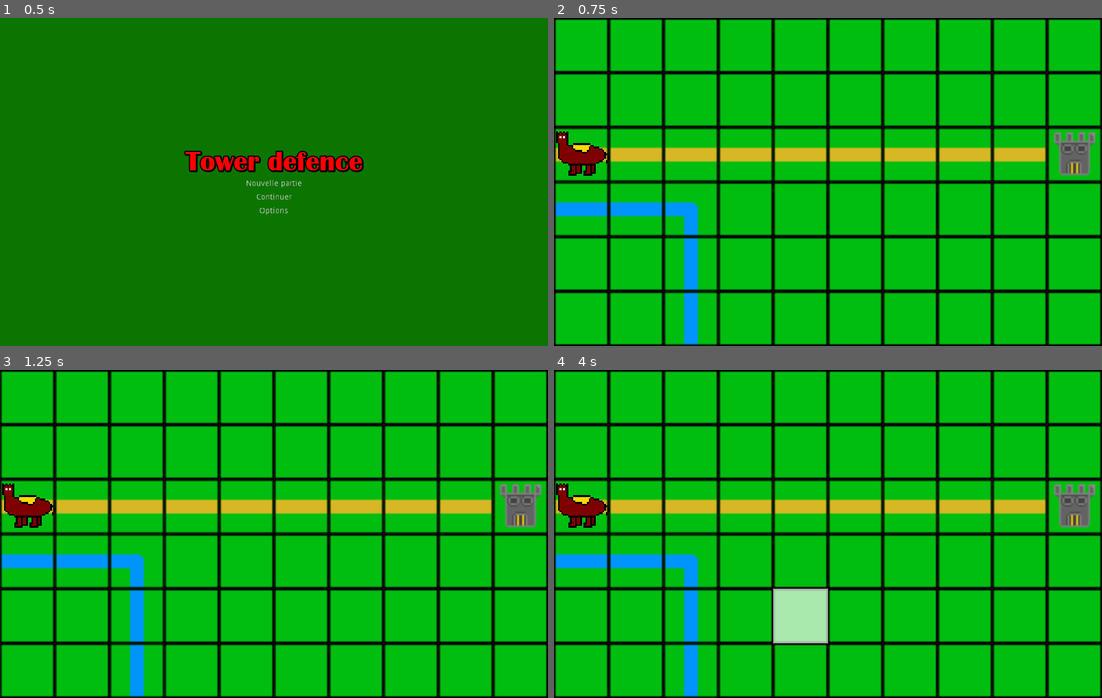
Above: before the commit, frames 1-4 (two rows, left to right).
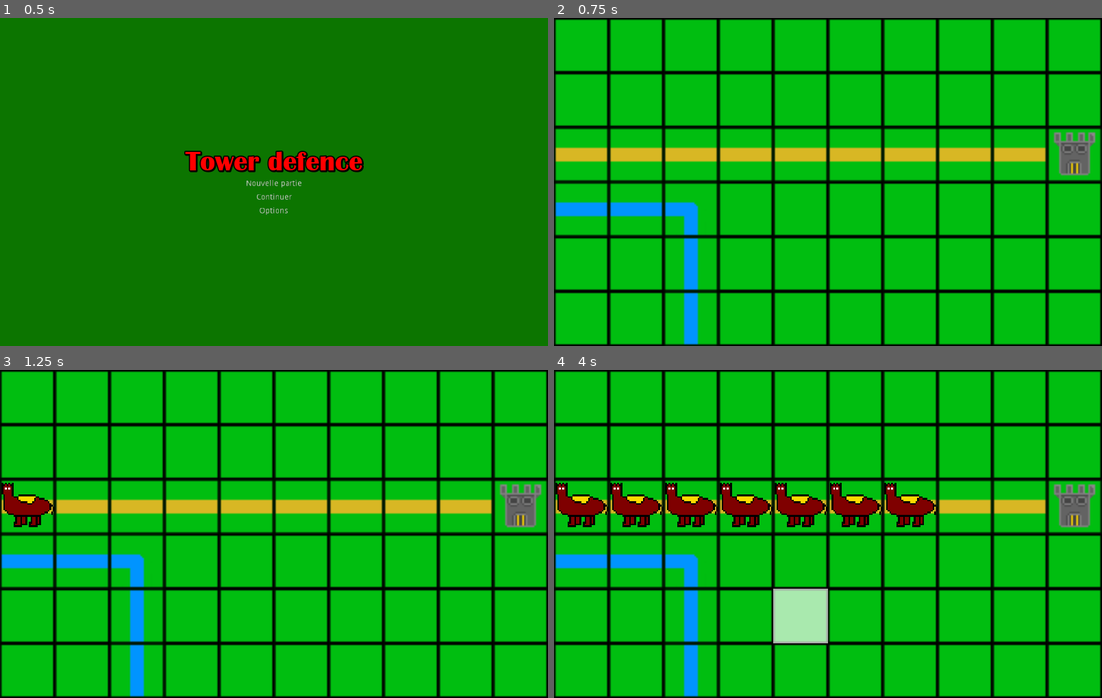
Above: after the commit, the same moments.

Repository: notpolarstar/towerdefence
Game: Godot game, scene res://EcranTitre.tscn
Same seed, same stepped clock (60 frames per second), same inputs: the game is played once before the commit and once after it.
Inputs (mouse positions are in pixels of both pictures, inside the frame that each line leads up to):
- Up to frame 1 (0.5 s): no input
- Up to frame 2 (0.75 s): click "Nouvelle partie" at 0.5 s
- Up to frame 3 (1.25 s): no input
- Up to frame 4 (4 s): tap Enter at 1.25 s; move the mouse to (948, 517) at 1.27 s; click (948, 517) at 1.42 s; move the mouse to (718, 550) at 2.02 s; click (718, 550) at 2.17 s; move the mouse to (882, 461) at 2.77 s; click (882, 461) at 2.92 s; move the mouse to (800, 599) at 3.52 s; click (800, 599) at 3.67 s

Frame 1 is identical in both runs. In frame 2, 0.7% of the frame differs, in the area x 0-11%, y 34-49%; in frame 3, 0.2%; in frame 4, 4.6%, in the area x 0-70%, y 34-49%.

Commit message:
Add files via upload

Diff:
--- /dev/null
+++ b/towerdefence/Ennemi.tscn
@@ -0,0 +1,16 @@
+[gd_scene load_steps=3 format=2]
+
+[ext_resource path="res://ennemi.png" type="Texture" id=1]
+
+[sub_resource type="RectangleShape2D" id=1]
+extents = Vector2( 15.6667, 15.6667 )
+
+[node name="Ennemi" type="Area2D"]
+
+[node name="Sprite" type="Sprite" parent="."]
+scale = Vector2( 3, 3 )
+texture = ExtResource( 1 )
+
+[node name="CollisionShape2D" type="CollisionShape2D" parent="."]
+scale = Vector2( 3, 3 )
+shape = SubResource( 1 )
--- a/towerdefence/Rocher.gd
+++ b/towerdefence/Rocher.gd
@@ -1,23 +1,27 @@
 extends Area2D
-var speed = 200
+var speed = 10
 onready var Ennemi = get_node("../Ennemi")
-onready var Rocher = get_node("../Rocher")
+onready var Rocher = self
 onready var Cible = get_node("../Cible")
+onready var pos_depart = Vector2(Rocher.global_position.x+192+48,Rocher.global_position.y+96+48)
 
 func _physics_process(delta):
-	if Ennemi.visible == true:
-		print(Rocher.global_position,Ennemi.global_position)
-		if Ennemi.global_position.x>Rocher.global_position.x+192+48:
-			position += transform.x * speed * delta
-		elif Ennemi.global_position.x<Rocher.global_position.x+192+48:
-			position -= transform.x * speed * delta
-		if Ennemi.global_position.y>Rocher.global_position.y+96+48:
-			position += transform.y * speed * delta
-		elif Ennemi.global_position.y<Rocher.global_position.y+96+48:
-			position -= transform.y * speed * delta
+	var Ennemi = get_node("../Ennemi")
+	if Ennemi!=null and Ennemi.visible == true:
+		var vecteur = Ennemi.global_position-Vector2(Rocher.global_position.x+192+48,Rocher.global_position.y+96+48)
+		position += speed*vecteur.normalized()
 
-func _on_Area2D_body_entered(Ennemi):
-	#if Ennemi.is_in_group("mobs"):
-		#Ennemi.queue_free()
+func _on_Rocher_area_entered(Ennemi):
 	Ennemi.queue_free()
-	queue_free()
+	$Caillou.visible = false
+	set_deferred("monitoring",false)
+	set_deferred("monitorable",false)
+
+func _on_Timer_timeout():
+	print("timer")
+	Rocher.global_position = pos_depart
+	print(Rocher.position)
+	$Caillou.visible = true
+	set_deferred("monitoring",true)
+	set_deferred("monitorable",true)
+	$Timer.start()
--- a/towerdefence/Rocher.tscn
+++ b/towerdefence/Rocher.tscn
@@ -9,16 +9,18 @@
 [node name="Rocher" type="Area2D"]
 script = ExtResource( 1 )
 
-[node name="Sprite" type="Sprite" parent="."]
-position = Vector2( 239, 141 )
+[node name="Caillou" type="Sprite" parent="."]
+position = Vector2( 240, 144 )
 scale = Vector2( 3, 3 )
 texture = ExtResource( 2 )
 
-[node name="CollisionShape2D" type="CollisionShape2D" parent="."]
-position = Vector2( 238, 141 )
+[node name="Col" type="CollisionShape2D" parent="."]
+position = Vector2( 240, 144 )
 scale = Vector2( 3, 3 )
 shape = SubResource( 1 )
 
 [node name="Timer" type="Timer" parent="."]
+autostart = true
 
-[connection signal="area_entered" from="." to="." method="_on_Area2D_area_entered"]
+[connection signal="area_entered" from="." to="." method="_on_Rocher_area_entered"]
+[connection signal="timeout" from="Timer" to="." method="_on_Timer_timeout"]
--- a/towerdefence/partie.tscn
+++ b/towerdefence/partie.tscn
@@ -1,8 +1,7 @@
-[gd_scene load_steps=28 format=2]
+[gd_scene load_steps=26 format=2]
 
 [ext_resource path="res://tileset.png" type="Texture" id=1]
 [ext_resource path="res://select.gd" type="Script" id=2]
-[ext_resource path="res://ennemi.png" type="Texture" id=3]
 [ext_resource path="res://TileMap_script.gd" type="Script" id=6]
 
 [sub_resource type="ConvexPolygonShape2D" id=3]
@@ -762,9 +761,6 @@
 } ]
 38/z_index = 0
 
-[sub_resource type="RectangleShape2D" id=24]
-extents = Vector2( 15.6667, 15.6667 )
-
 [node name="Control" type="Control"]
 anchor_right = 1.0
 anchor_bottom = 1.0
@@ -781,17 +777,6 @@
 format = 1
 tile_data = PoolIntArray( 0, 8, 0, 1, 8, 0, 2, 8, 0, 3, 8, 0, 4, 8, 0, 5, 8, 0, 6, 8, 0, 7, 8, 0, 8, 8, 0, 9, 8, 0, 655 …(702 unchanged characters)…
 script = ExtResource( 6 )
-
-[node name="Ennemi" type="Area2D" parent="."]
-position = Vector2( 49, 241 )
-
-[node name="Sprite" type="Sprite" parent="Ennemi"]
-scale = Vector2( 3, 3 )
-texture = ExtResource( 3 )
-
-[node name="CollisionShape2D" type="CollisionShape2D" parent="Ennemi"]
-scale = Vector2( 3, 3 )
-shape = SubResource( 24 )
 
 [node name="Cible" type="Position2D" parent="."]
 scale = Vector2( 3, 3 )
--- a/towerdefence/select.gd
+++ b/towerdefence/select.gd
@@ -6,6 +6,8 @@
 onready var popup_menu = get_node("PopupMenu")
 onready var cible = get_node("Cible")
 export var Rocher = preload("res://Rocher.tscn")
+export var Ennemi = preload("res://Ennemi.tscn")
+var pos_ennemi = 1
 var x = 0
 var y = 0
 enum PopupIds {
@@ -37,6 +39,7 @@
 	if (Input.is_action_just_pressed("fullscreen")):
 		OS.window_fullscreen = false
 		quitter.popup()
+	spawn_ennemi()
 
 #quitter
 func _on_ConfirmationDialog_confirmed():
@@ -58,3 +61,13 @@
 			cible.global_position = Vector2(tile_pos.x*96-192,tile_pos.y*96-96)
 			r.position = cible.global_position
 			print(r.position)
+
+func spawn_ennemi():
+	var random = RandomNumberGenerator.new()
+	random.randomize()
+	var spawn = random.randi_range(0,100)
+	if spawn == 5:
+		var ennemi = Ennemi.instance()
+		add_child(ennemi)
+		ennemi.global_position = Vector2(pos_ennemi*96-48,240)
+		pos_ennemi += 1
